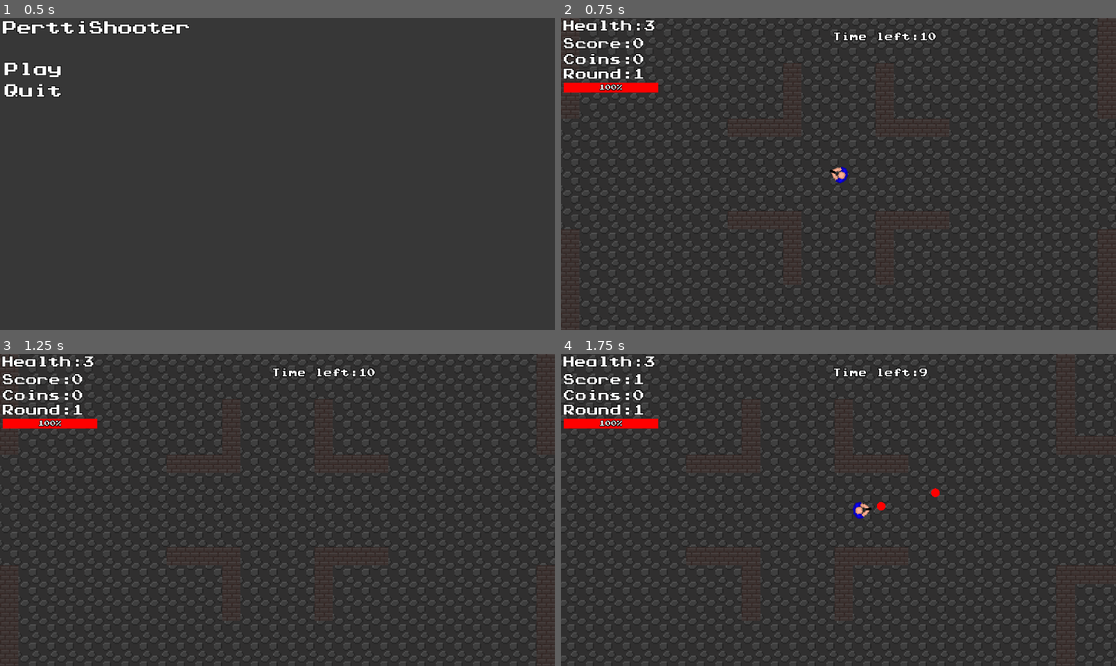
Above: before the commit, frames 1-4 (two rows, left to right).
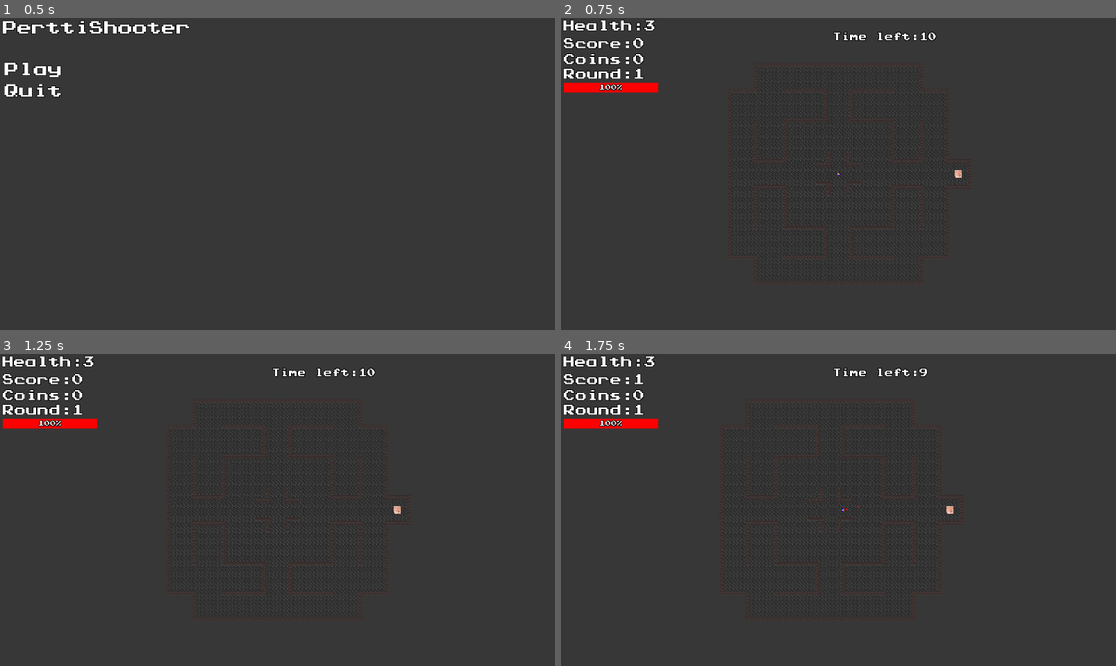
Above: after the commit, the same moments.

Repository: Kirottu/perttishooter
Game: Godot game, scene res://Scenes/MainMenu.tscn
Two runs of this game, one before a commit and one after it. Both use one fixed random seed, a clock stepped at 60 frames per second and the inputs below.
Inputs (mouse positions are in pixels of both pictures, inside the frame that each line leads up to):
- Up to frame 1 (0.5 s): no input
- Up to frame 2 (0.75 s): click "Play" at 0.5 s
- Up to frame 3 (1.25 s): no input
- Up to frame 4 (1.75 s): tap Enter at 1.25 s; move the mouse to (960, 494) at 1.27 s; hold D (right) from 1.28 s (still down); hold Space (fire) from 1.28 s (still down)

Frame 1 is identical in both runs. In frame 2, 5.8% of the frame differs, in the area x 0-100%, y 0-99%; in frame 3, 5.7%; in frame 4, 5.9%.

Commit message:
look at this mess kek

Diff:
--- a/Scenes/Enemy.tscn
+++ b/Scenes/Enemy.tscn
@@ -34,10 +34,6 @@
 1/occluder_offset = Vector2( 0, 0 )
 1/navigation_offset = Vector2( 0, 0 )
 1/navigation = SubResource( 2 )
-1/shape_offset = Vector2( 0, 0 )
-1/shape_transform = Transform2D( 1, 0, 0, 1, 0, 0 )
-1/shape_one_way = false
-1/shape_one_way_margin = 0.0
 1/shapes = [  ]
 1/z_index = 0
 
--- a/Scenes/Level.tscn
+++ b/Scenes/Level.tscn
@@ -28,11 +28,6 @@
 0/tile_mode = 0
 0/occluder_offset = Vector2( 0, 0 )
 0/navigation_offset = Vector2( 0, 0 )
-0/shape_offset = Vector2( 0, 0 )
-0/shape_transform = Transform2D( 1, 0, 0, 1, 0, 0 )
-0/shape = SubResource( 1 )
-0/shape_one_way = false
-0/shape_one_way_margin = 1.0
 0/shapes = [ {
 "autotile_coord": Vector2( 0, 0 ),
 "one_way": false,
@@ -50,10 +45,6 @@
 1/occluder_offset = Vector2( 0, 0 )
 1/navigation_offset = Vector2( 0, 0 )
 1/navigation = SubResource( 2 )
-1/shape_offset = Vector2( 0, 0 )
-1/shape_transform = Transform2D( 1, 0, 0, 1, 0, 0 )
-1/shape_one_way = false
-1/shape_one_way_margin = 0.0
 1/shapes = [  ]
 1/z_index = 0
 4/name = "borror_tiles.png 4"
@@ -67,15 +58,9 @@
 4/autotile/spacing = 0
 4/autotile/occluder_map = [  ]
 4/autotile/navpoly_map = [  ]
-4/autotile/priority_map = [  ]
 4/autotile/z_index_map = [  ]
 4/occluder_offset = Vector2( 0, 0 )
 4/navigation_offset = Vector2( 0, 0 )
-4/shape_offset = Vector2( 0, 0 )
-4/shape_transform = Transform2D( 1, 0, 0, 1, 0, 0 )
-4/shape = SubResource( 3 )
-4/shape_one_way = false
-4/shape_one_way_margin = 1.0
 4/shapes = [ {
 "autotile_coord": Vector2( 1, 0 ),
 "one_way": false,
--- a/Scenes/MainMenu.tscn
+++ b/Scenes/MainMenu.tscn
@@ -1,8 +1,7 @@
-[gd_scene load_steps=4 format=2]
+[gd_scene load_steps=3 format=2]
 
 [ext_resource path="res://Scripts/MainMenu.gd" type="Script" id=1]
 [ext_resource path="res://Assets/Fonts/font.tres" type="DynamicFont" id=2]
-[ext_resource path="res://Assets/Audio/ui/menu_select.wav" type="AudioStream" id=3]
 
 [node name="MainMenu" type="Control"]
 anchor_right = 1.0
@@ -47,8 +46,5 @@
 custom_colors/font_color_hover = Color( 1, 0.0588235, 0.0588235, 1 )
 custom_colors/font_color_pressed = Color( 0.721569, 0.0745098, 0.0745098, 1 )
 text = "Quit"
-
-[node name="AudioStreamPlayer" type="AudioStreamPlayer" parent="."]
-stream = ExtResource( 3 )
 [connection signal="pressed" from="PlayButton" to="." method="_on_PlayButton_pressed"]
 [connection signal="pressed" from="QuitButton" to="." method="_on_QuitButton_pressed"]
--- a/Scenes/Npc.tscn
+++ b/Scenes/Npc.tscn
@@ -28,4 +28,9 @@
 [node name="CollisionShape2D" type="CollisionShape2D" parent="Area2D"]
 z_index = 1
 shape = SubResource( 1 )
+
+[node name="Navigation2D" type="Navigation2D" parent="."]
+
+[node name="TileMap" type="TileMap" parent="Navigation2D"]
+format = 1
 [connection signal="body_entered" from="Area2D" to="." method="_on_Area2D_body_entered"]
--- a/Scenes/Pertti.tscn
+++ b/Scenes/Pertti.tscn
@@ -38,6 +38,7 @@
 
 [node name="Camera2D" type="Camera2D" parent="."]
 current = true
+zoom = Vector2( 5, 5 )
 smoothing_enabled = true
 
 [node name="Area2D" type="Area2D" parent="."]
--- a/Scripts/Level.gd
+++ b/Scripts/Level.gd
@@ -65,7 +65,7 @@
 	create_timers()
 	round_timer_indicator()
 	get_viewport().connect("size_changed", self, "_on_viewport_size_changed")
-	#spawn_npc()
+	spawn_npc()
 
 func core_damage():
 	if !tower_destroyed and tower_under_attack and tower_health != 0 and core_damageable:
--- a/Scripts/MainMenu.gd
+++ b/Scripts/MainMenu.gd
@@ -1,9 +1,9 @@
 extends Control
 
 func _on_PlayButton_pressed():
-	$AudioStreamPlayer.play()
+	#$AudioStreamPlayer.play()
 	get_tree().change_scene("res://Scenes/Level.tscn")
 
 func _on_QuitButton_pressed():
 	get_tree().quit()
-	$AudioStreamPlayer.play()
+	#$AudioStreamPlayer.play()
--- a/Scripts/Npc.gd
+++ b/Scripts/Npc.gd
@@ -4,6 +4,7 @@
 var bullet = preload("res://Scenes/Bullet.tscn")
 
 # Node references
+onready var nav_2d = $Navigation2D
 onready var hurt_sound = $Hurt
 onready var explosion = $Explosion
 onready var sprite = $Sprite
@@ -31,7 +32,7 @@
 	update_path_if_needed(true)
 
 func _physics_process(delta):
-	update_path_if_needed(true)
+	update_path_if_needed(false)
 	move_along_path(delta * Settings.npc_speed)
 
 func set_pertti_ref(value):
@@ -43,19 +44,18 @@
 	move_and_slide(direction * Settings.npc_speed)
 
 func update_path_if_needed(force):
-	if  force or position.distance_to(destination) < Settings.closest_to_target:
+	if force or position.distance_to(destination) < Settings.closest_to_target:
 		destination = Vector2(rng.randi_range(-500, 2300), rng.randi_range(-750, 2000))
-		#path = nav_2d.get_simple_path(position, destination)
+		path = nav_2d.get_simple_path(position, destination)
 
-func move_along_path(distance : float):
-	# Set the start point of the path
+func _on_seeing_something():
+	print("saw one")
+
+func move_along_path(distance):
 	var start_point = position
-
-	# Loop trough the path array to move the enemy
 	for i in range(path.size()):
 		var distance_to_next = start_point.distance_to(path[0])
 		if distance <= distance_to_next and distance > 0.0:
-			# Move the enemy
 			position = start_point.linear_interpolate(path[0], distance / distance_to_next)
 			break
 		elif distance <= 0.0:
@@ -68,8 +68,8 @@
 func _on_Pertti_gameover():
 	queue_free()
 
-func _on_Area2D_body_entered(body):
-	print("saw smth")
-	if "Enemy" in body.name and !destroyed and !seekingpertti:
-		current_target = body
-		print("saw em")
+#func _on_Area2D_body_entered(body):
+#	print("saw smth")
+#	if "Enemy" in body.name and !destroyed and !seekingpertti:
+#		current_target = body
+#		print("saw em")
--- a/Scripts/Settings.gd
+++ b/Scripts/Settings.gd
@@ -33,7 +33,7 @@
 
 #npc related settings
 var npc_health = 3
-var npc_speed = 10
+var npc_speed = 100
 var closest_to_target = 10 # the npc won't come closer to pertti than this
 var npc_active = false
 
Not shown, removed: test.txt
Not shown, changed: push.sh
